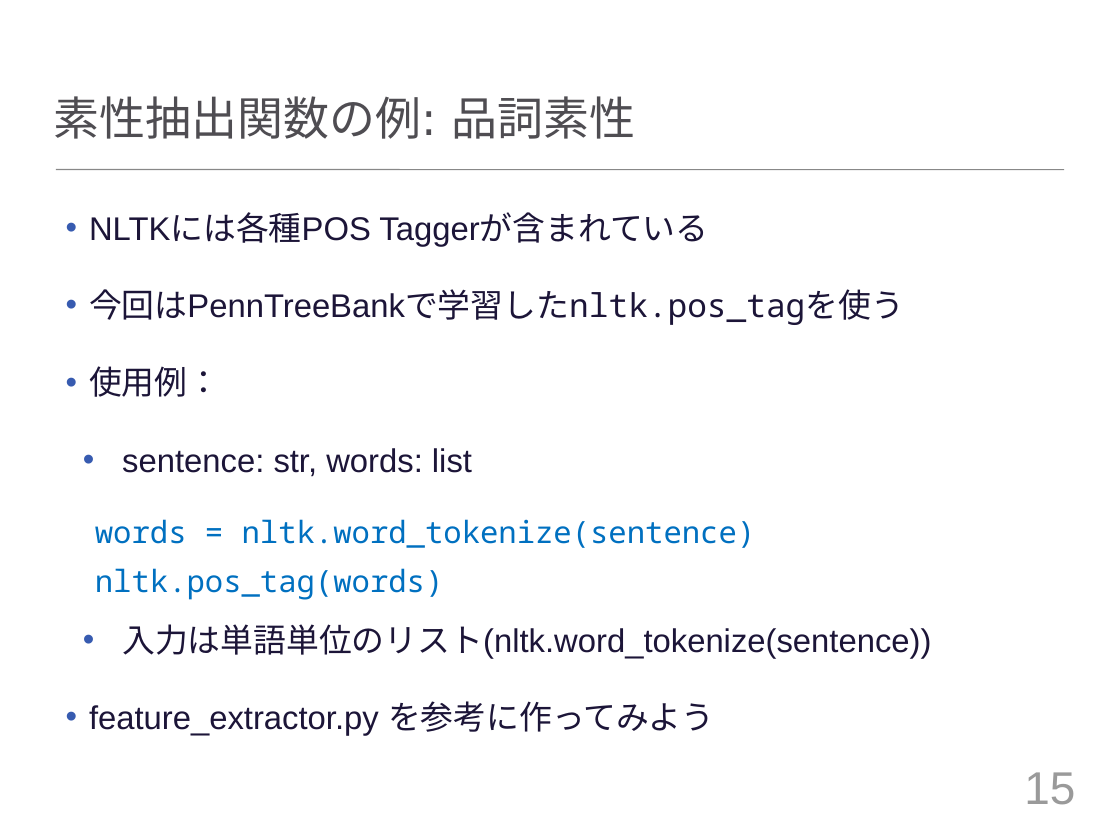
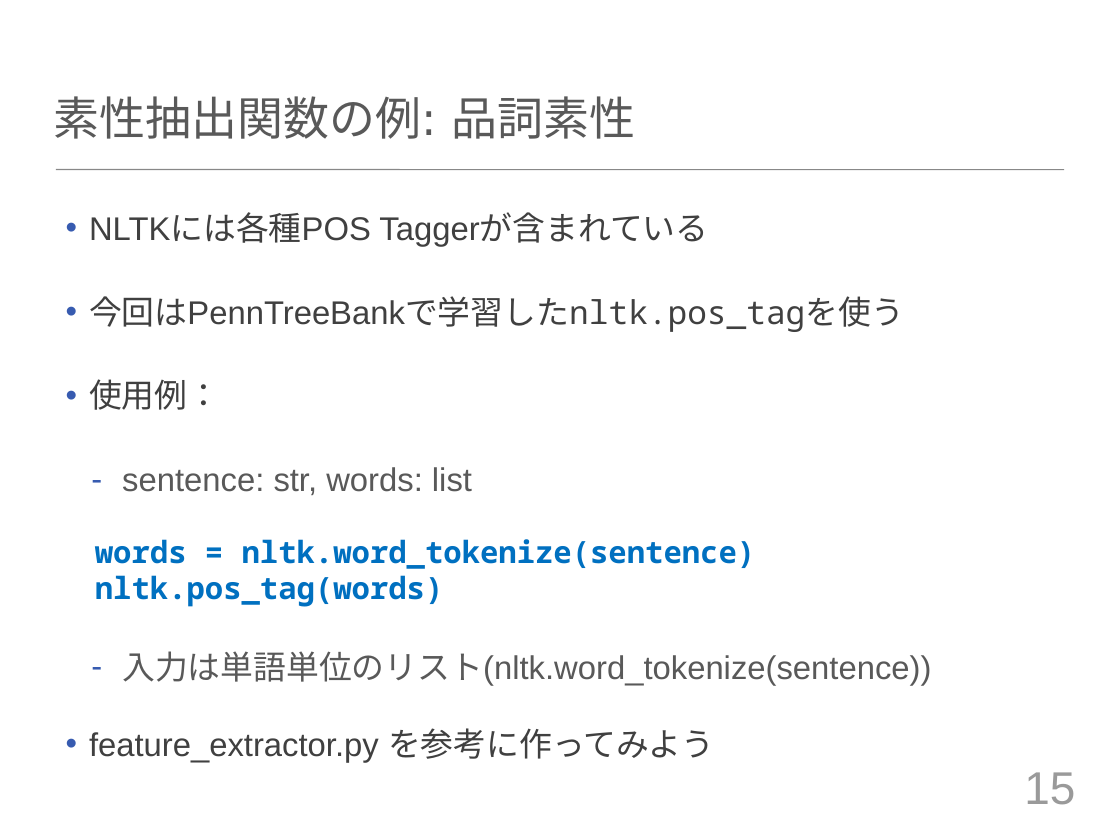
Before and after one commit to tuxedocat/ss2012, a slide deck: slide 15 of ss2012_slide.pptx. Drawn at 1120x840 pixels with LibreOffice and Linux fonts; fonts in the diff are those of the drawing. Boxes give left, top, right and bottom in pixels: in the first picture for what was removed or moved away, otherwise in the second. Text is boxed around its words. In the diff, an @@ line names an element or a change of style, - is before the commit and + after.

```diff
--- a/ss2012_slide.pptx
+++ b/ss2012_slide.pptx
@@ text at <box>89,213,931,763</box>: text colour #1C1538 to #404040 in "NLTKには各種POS Taggerが含まれている", "今回はPennTreeBankで学習したnltk.pos_tagを使う", "使用例：", "feature_extractor.py を参考に作ってみよう"; text colour #1C1538 to #595959 in "sentence: str, words: list", "入力は単語単位のリスト(nltk.word_tokenize(sentence))"; more space between paragraphs; bullet • to - @@
@@ text at <box>95,539,756,607</box>: text changed; bold on @@
-    words = nltk.word_tokenize(sentence)
-    nltk.pos_tag(words)
+    words = nltk.word_tokenize(sentence)
+    nltk.pos_tag(words)
```
Also in this commit, not shown: 18 other slides changed, 1 slide added.
